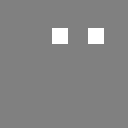
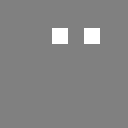
Layers edited between the first and the second 128x128 image:
painted on "Layer 3" over [84, 28, 104, 44]
